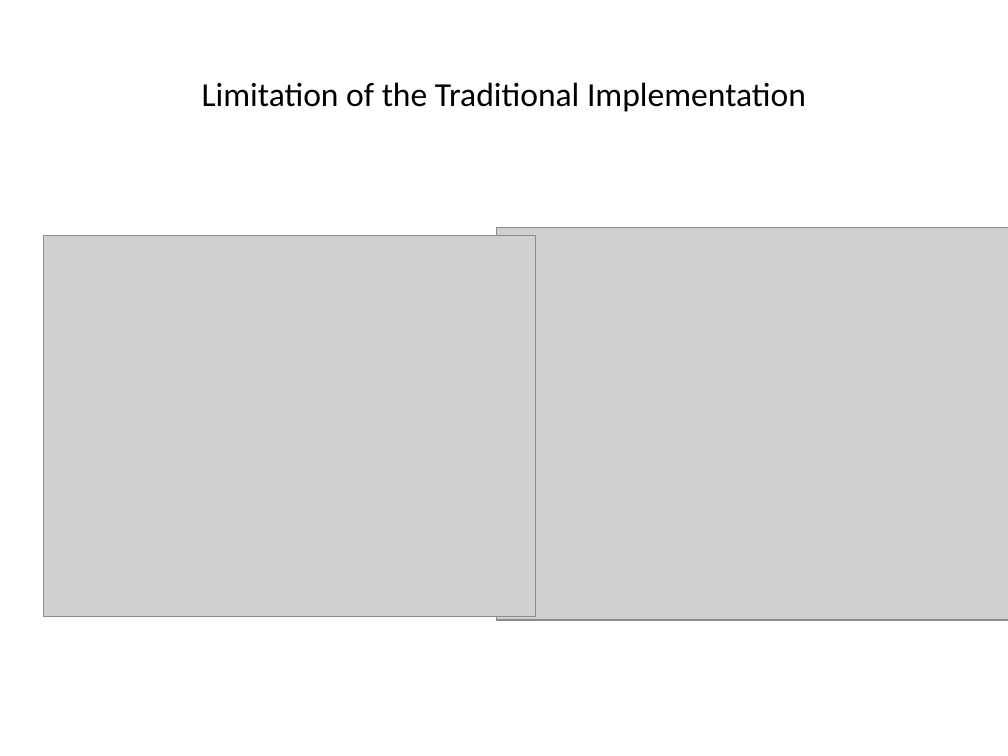
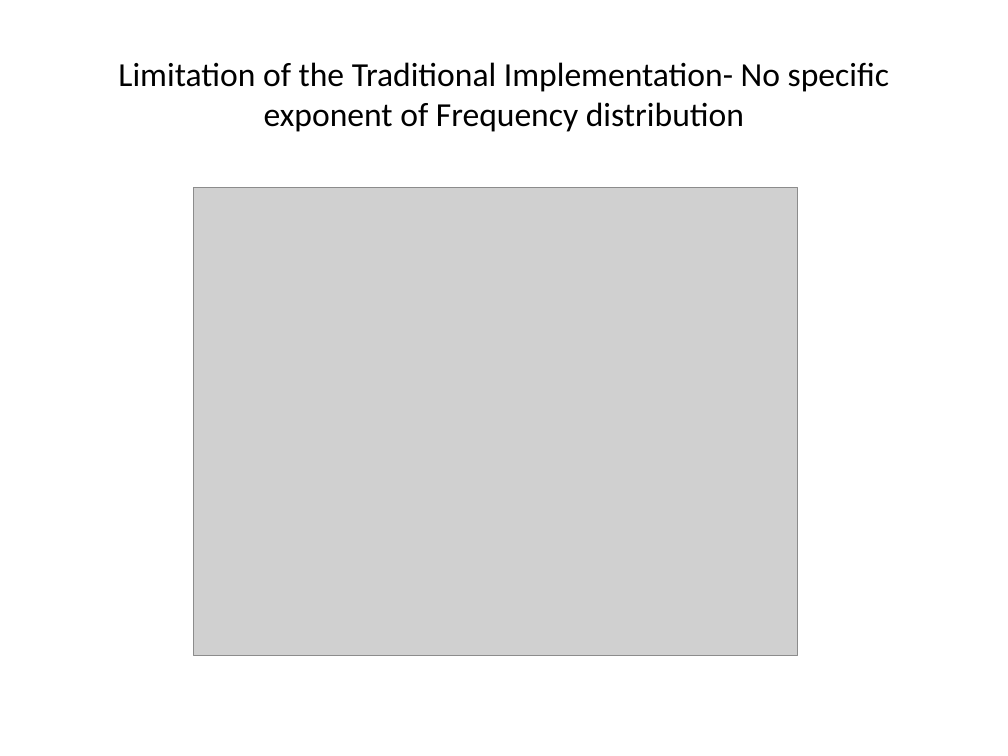
Before and after one commit to wildmic/Forest-Fire-SOC, a slide deck: slide 19 of presentation/SOC.pptx (slide 16 before the commit). Drawn at 1008x756 pixels with LibreOffice and Linux fonts; fonts in the diff are those of the drawing; grey boxes stand for pictures. Boxes give left, top, right and bottom in pixels: in the first picture for what was removed or moved away, otherwise in the second. Text is boxed around its words. In the diff, an @@ line names an element or a change of style, - is before the commit and + after.

```diff
--- a/presentation/SOC.pptx
+++ b/presentation/SOC.pptx
@@ title at [118, 62, 889, 132]: text changed @@
-Limitation of the Traditional Implementation
+Limitation of the Traditional Implementation- No specific exponent of Frequency distribution
@@ picture: place and size @@
-picture at [43, 235, 535, 616]
+picture at [194, 187, 797, 656]
@@ picture removed at [496, 227, 1008, 620] @@
```
Also in this commit, not shown: 6 other slides changed, 12 slides added, 3 slides removed, 6 other files.
